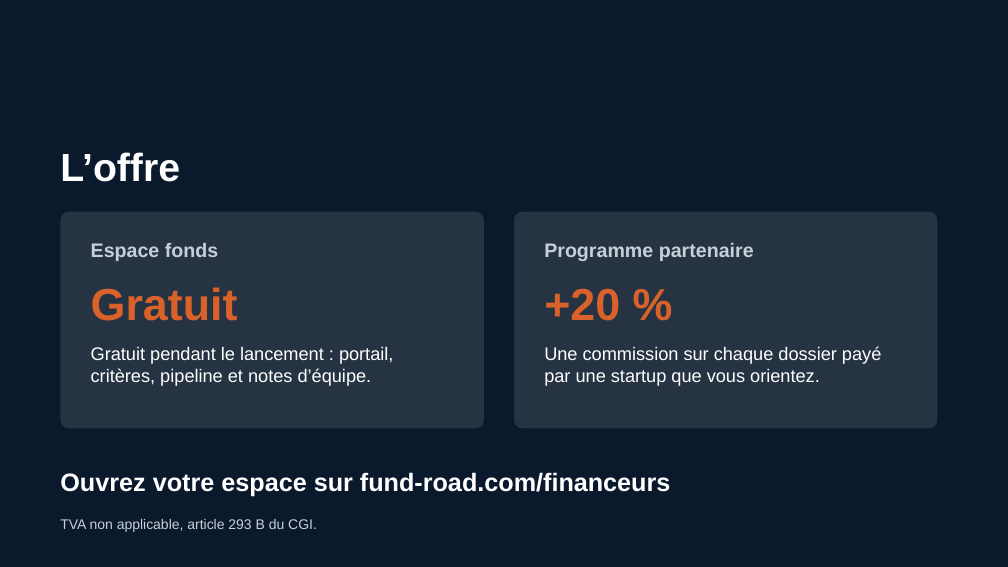
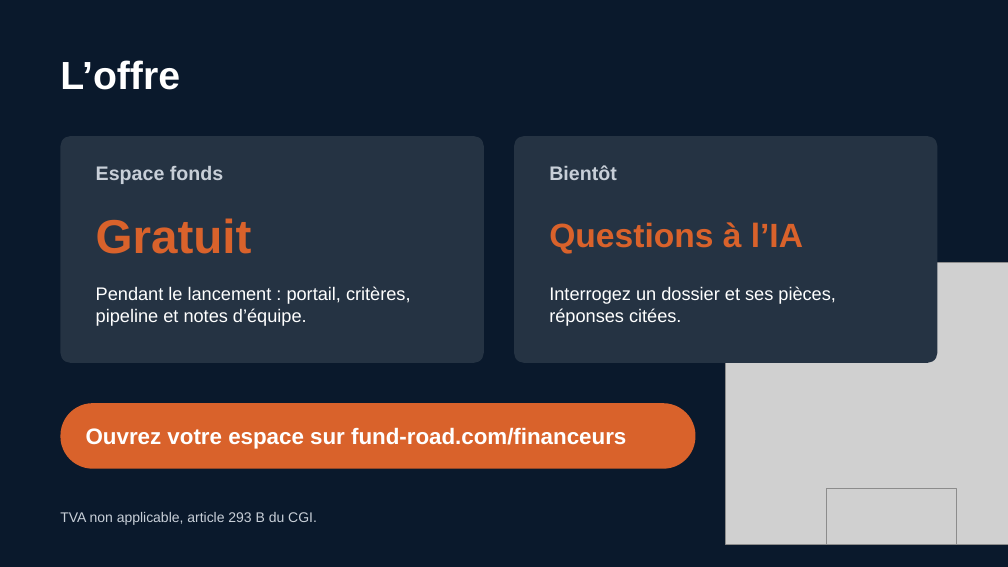
Before and after one commit to Nadir-DNA/fund-road, a slide deck: slide 9 of docs/presentations/fund-road-fonds.pptx (slide 7 before the commit). Drawn at 1008x567 pixels with LibreOffice and Linux fonts; fonts in the diff are those of the drawing; grey boxes stand for pictures; background and template pictures are left out. Boxes give left, top, right and bottom in pixels: in the first picture for what was removed or moved away, otherwise in the second. Text is boxed around its words. In the diff, an @@ line names an element or a change of style, - is before the commit and + after.

```diff
--- a/docs/presentations/fund-road-fonds.pptx
+++ b/docs/presentations/fund-road-fonds.pptx
@@ vertical alignment middle to top in 3 elements at (60, 512, 317, 525), (96, 166, 223, 184), (60, 60, 180, 90) @@
@@ text "L’offre": place and size @@
-text "L’offre" at (60, 152, 180, 182)
+text "L’offre" at (60, 60, 180, 90)
@@ rounded rectangle: place and size @@
-rounded rectangle at (60, 212, 484, 428)
+rounded rectangle at (60, 136, 484, 363)
@@ rounded rectangle at (60, 136, 484, 363): proportions changed @@
@@ rounded rectangle at (514, 136, 937, 363): proportions changed @@
@@ rounded rectangle: place and size @@
-rounded rectangle at (514, 212, 937, 428)
+rounded rectangle at (514, 136, 937, 363)
@@ text "Espace fonds": place and size @@
-text "Espace fonds" at (91, 243, 218, 261)
+text "Espace fonds" at (96, 166, 223, 184)
@@ text added at (549, 165, 617, 180), 14 pt, text #C8CFD8, bold @@
+Bientôt
@@ text "Gratuit": place and size @@
-text "Gratuit" at (91, 287, 238, 321)
+text "Gratuit" at (96, 218, 252, 254)
@@ text "Gratuit" at (96, 218, 252, 254): size 32 to 34 pt @@
@@ text added at (549, 222, 803, 254), 24 pt, text #D9622B, bold @@
+Questions à l’IA
@@ text removed at (544, 243, 754, 261) @@
-Programme partenaire
@@ picture added at (726, 262, 1008, 544) @@
@@ text at (96, 286, 411, 326): text changed @@
-Gratuit pendant le lancement : portail, critères, pipeline et notes d’équipe.
+Pendant le lancement : portail, critères, pipeline et notes d’équipe.
@@ text removed at (544, 288, 620, 321) @@
-+20 %
@@ text added at (549, 286, 836, 326), 13 pt, text #FFFFFF @@
+Interrogez un dossier et ses pièces, réponses citées.
@@ text removed at (544, 346, 881, 386) @@
-Une commission sur chaque dossier payé par une startup que vous orientez.
@@ rounded rectangle added at (60, 403, 696, 469), fill #D9622B @@
@@ text "Ouvrez votre espace sur fund-road.com/financeurs": place and size @@
-text "Ouvrez votre espace sur fund-road.com/financeurs" at (60, 472, 670, 497)
+text "Ouvrez votre espace sur fund-road.com/financeurs" at (86, 427, 626, 449)
@@ text "Ouvrez votre espace sur fund-road.com/financeurs" at (86, 427, 626, 449): size 18 to 16 pt @@
@@ picture added at (827, 489, 957, 544) @@
```
Also in this commit, not shown: 4 other slides changed, 4 slides added, 2 slides removed, 19 other files.
